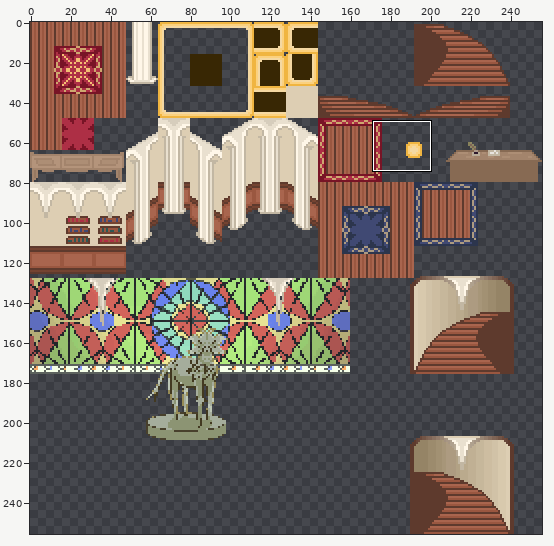
Two versions of one sprite sheet, Assets/Graphics/Tilesets/town_UPDATEDCHURCH.png. The picture above shows the old version from afar; the outline marks the close-up.
Close-up. Before the commit:
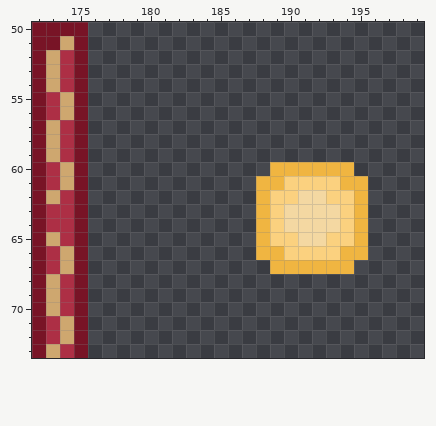
The file is 256x256 pixels. Pixels under 10% opacity are left out. Colours within 5 levels of each other are drawn and written as one. Shown: x 172..199, y 50..73.
New version:
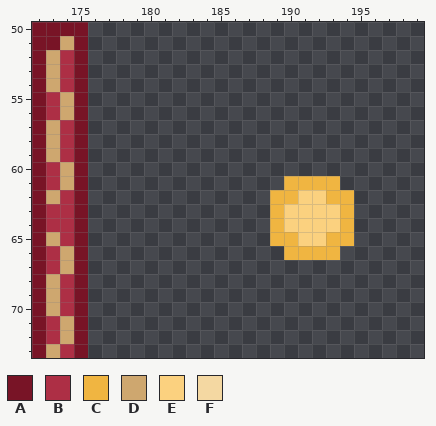
Palette (. is transparent): A #781426  B #ad2f45  C #f0b541  D #cea76f  E #fbd17f  F #f4d8a2
Changes in this commit:
@@ x 186..197 @@
 59 ............
-60 ...CCCCCC...
-61 ..CCEEEECC..
-62 ..CEEFFEEC..
-63 ..CEFFFFEC..
-64 ..CEFFFFEC..
-65 ..CEEFFEEC..
-66 ..CCEEEECC..
-67 ...CCCCCC...
+60 ............
+61 ....CCCC....
+62 ...CCEECC...
+63 ...CEEEEC...
+64 ...CEEEEC...
+65 ...CCEECC...
+66 ....CCCC....
+67 ............
 68 ............
